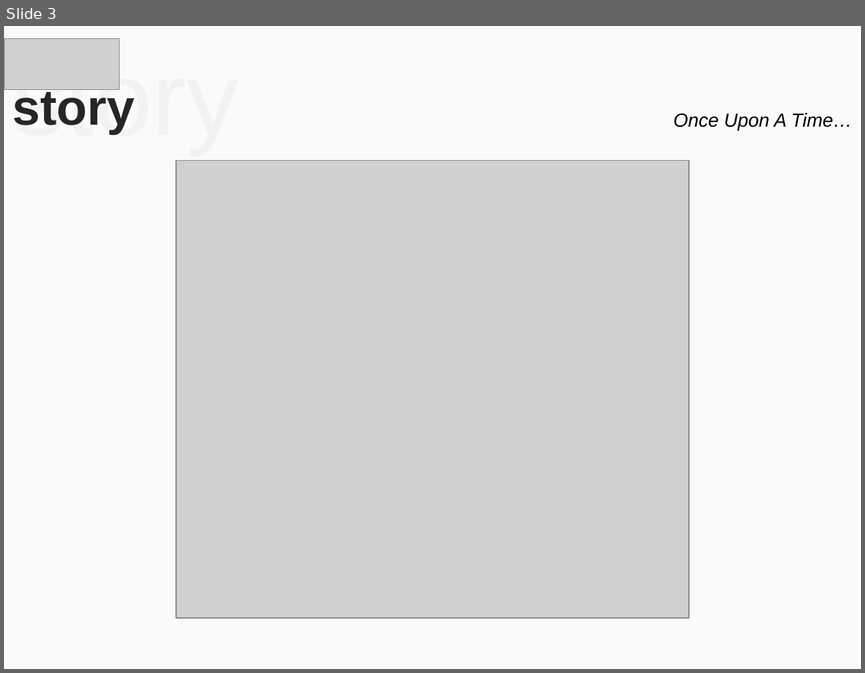
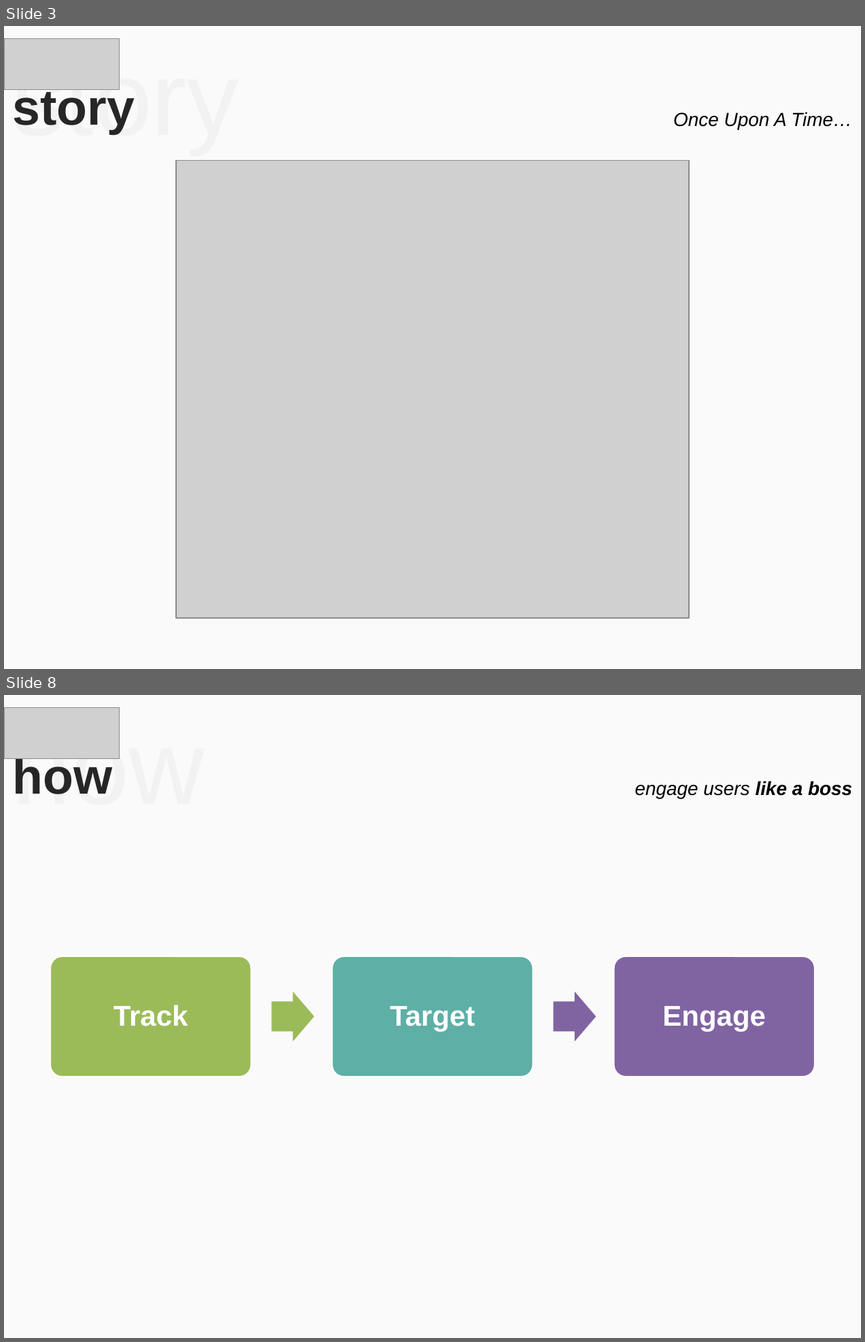
Before and after one commit to mohitmamoria/horntell-unpluggd-deck, a slide deck: Horntell - Unpluggd.pptx. Shown one above the other, each under a label of ours: slide 3 before the commit, slides 3 and 8 after it; the slides between them are not shown. The pictures are 865x673 and 865x1342 pixels, drawn with LibreOffice and Linux fonts; fonts in the diff are those of the drawing; grey boxes stand for pictures. Boxes give left, top, right and bottom in pixels: in the first picture for what was removed or moved away, otherwise in the second. Text is boxed around its words. In the diff, an @@ line names an element or a change of style, - is before the commit and + after.

```diff
--- a/Horntell - Unpluggd.pptx
+++ b/Horntell - Unpluggd.pptx
@@ slide 8 added at [4, 695, 861, 1338], background #FAFAFA @@
@@ picture added at [4, 708, 119, 759] @@
@@ text added at [12, 721, 204, 794], 88 pt, text #F2F2F2 @@
+how
@@ title added at [13, 758, 113, 794], 42 pt, text #262626, bold @@
+how
@@ text added at [635, 781, 852, 799], 16 pt, text #000000, italic @@
+engage users like a boss
@@ group added at [50, 956, 815, 1077]: 3 rounded rectangles, 3 texts, 2 right arrows @@
+Track
+Target
+Engage
```
Also in this commit, not shown: 1 slide changed, 11 other slides added, 7 slides removed, 9 other files.
